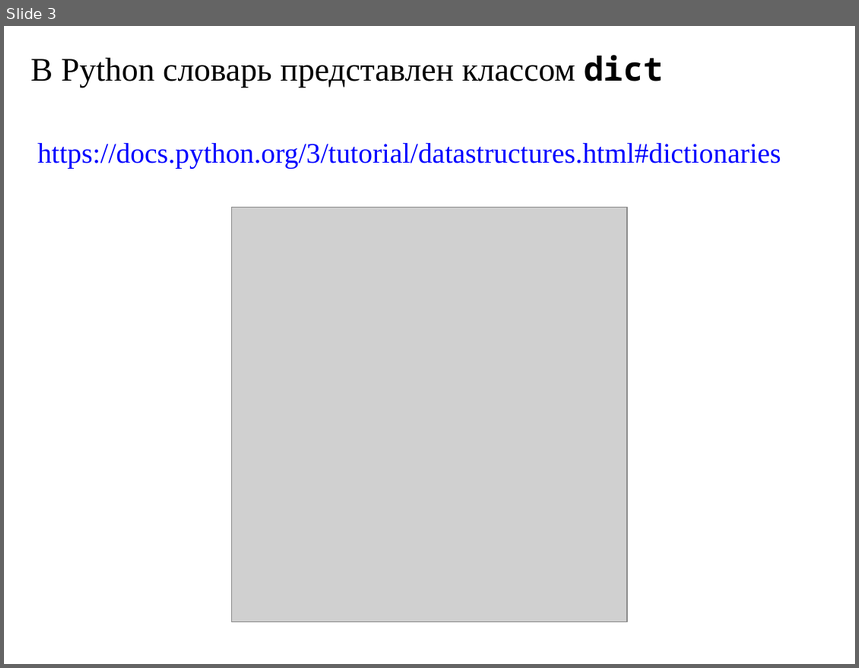
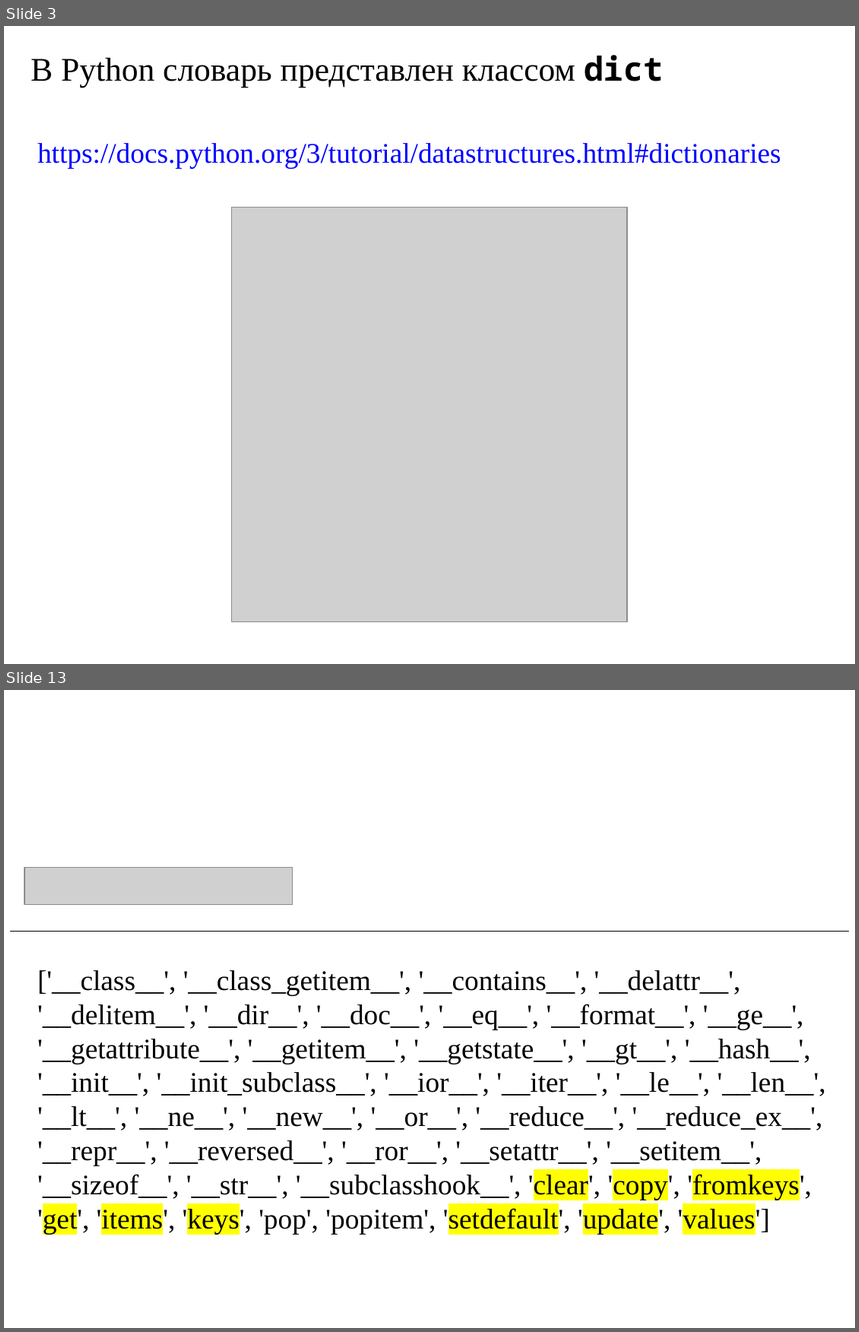
Before and after one commit to Jenyay/modelling, a slide deck: python language/presentations/07. Basic data structures. Dictionaries.odp. Shown one above the other, each under a label of ours: slide 3 before the commit, slides 3 and 13 after it; the slides between them are not shown. The pictures are 859x668 and 859x1332 pixels, drawn with LibreOffice and Linux fonts; fonts in the diff are those of the drawing; grey boxes stand for pictures. Boxes give left, top, right and bottom in pixels: in the first picture for what was removed or moved away, otherwise in the second. Text is boxed around its words. In the diff, an @@ line names an element or a change of style, - is before the commit and + after.

```diff
--- a/python language/presentations/07. Basic data structures. Dictionaries.odp
+++ b/python language/presentations/07. Basic data structures. Dictionaries.odp
@@ slide 13 added at box(4, 690, 855, 1328), background #FFFFFF @@
@@ picture added at box(25, 867, 293, 904) @@
@@ line added from (11, 931) to (848, 931), #000000 0 pt @@
@@ text added at box(37, 970, 826, 1234), 24 pt, text #000000 @@
+['__class__', '__class_getitem__', '__contains__', '__delattr__', '__delitem__', '__dir__', '__doc__', '__eq__', '__format__', '__ge__', '__getattribute__', '__getitem__', '__getstate__', '__gt__', '__hash__', '__init__', '__init_subclass__', '__ior__', '__iter__', '__le__', '__len__', '__lt__', '__ne__', '__new__', '__or__', '__reduce__', '__reduce_ex__', '__repr__', '__reversed__', '__ror__', '__setattr__', '__setitem__', '__sizeof__', '__str__', '__subclasshook__', 'clear', 'copy', 'fromkeys', 'get', 'items', 'keys', 'pop', 'popitem', 'setdefault', 'update', 'values']
```
Also in this commit, not shown: 1 slide changed, 13 other slides added, 1 other file.
